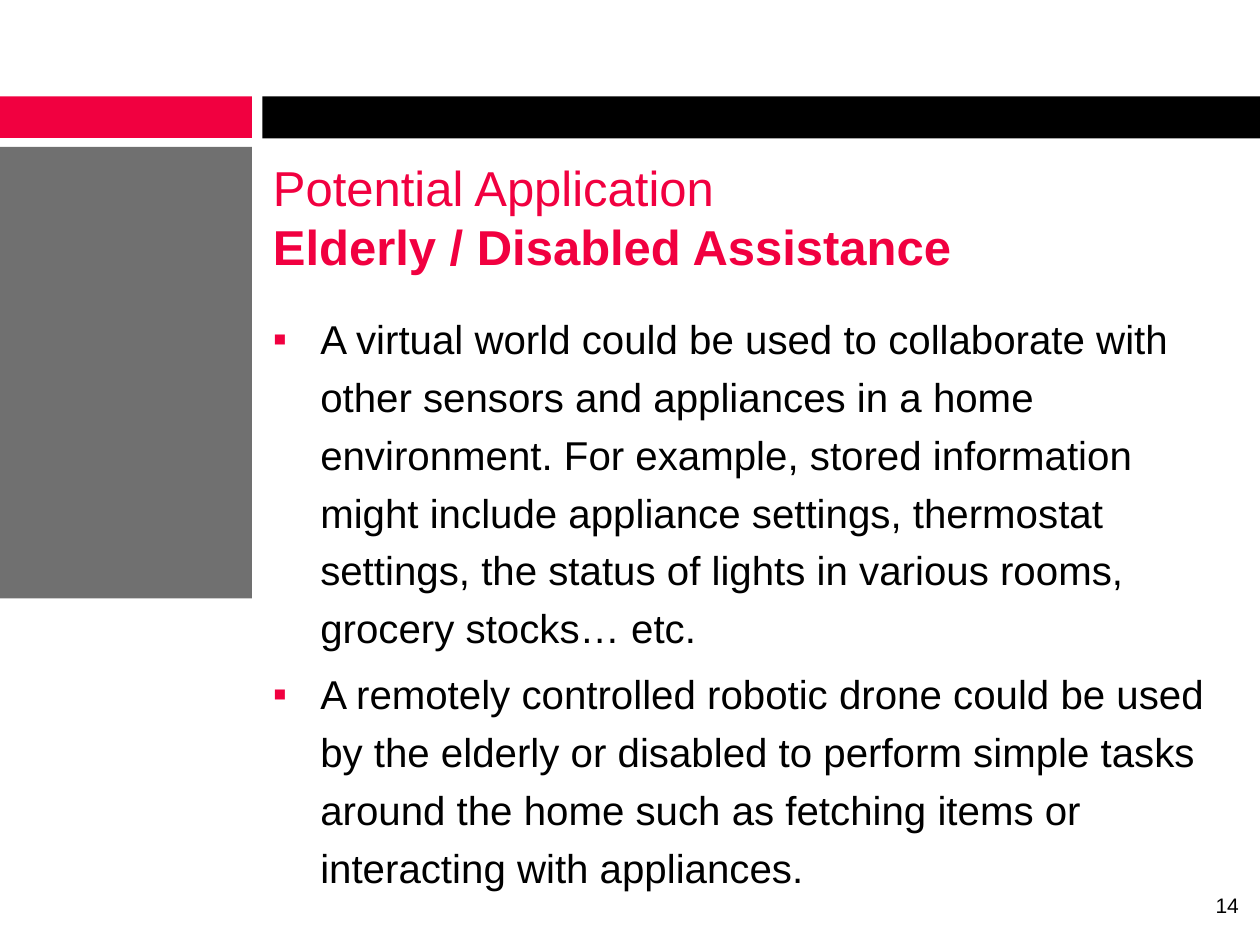
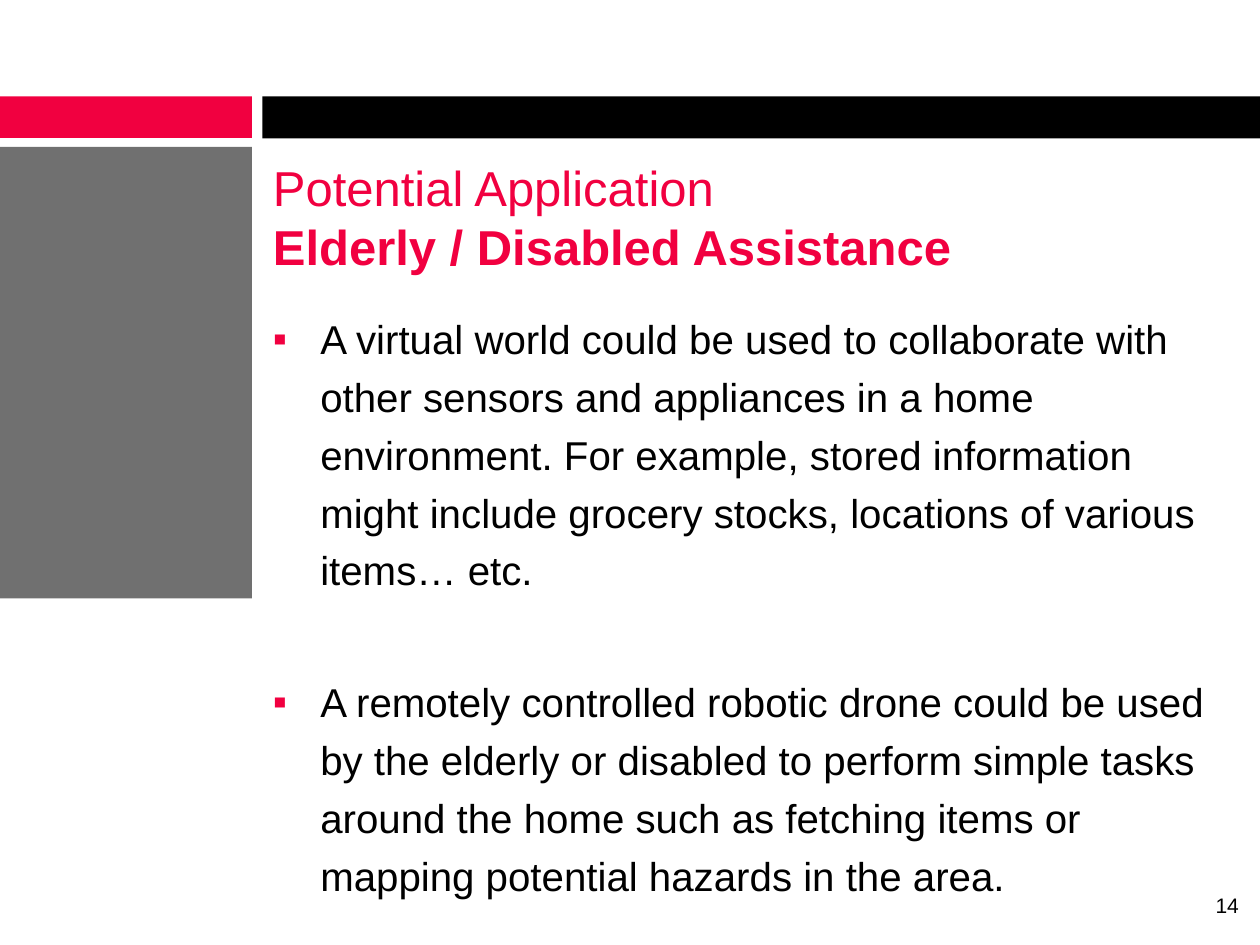
Before and after one commit to alexcraig/RoboWars, a slide deck: slide 14 of docs/presentation_slides/RoboWarsPresentation_AlexCraig.pptx. Drawn at 1260x945 pixels with LibreOffice and Linux fonts; fonts in the diff are those of the drawing; background and template pictures are left out. Boxes give left, top, right and bottom in pixels: in the first picture for what was removed or moved away, otherwise in the second. Text is boxed around its words. In the diff, an @@ line names an element or a change of style, - is before the commit and + after.

```diff
--- a/docs/presentation_slides/RoboWarsPresentation_AlexCraig.pptx
+++ b/docs/presentation_slides/RoboWarsPresentation_AlexCraig.pptx
@@ text at (320, 325, 1203, 899): text changed @@
-▪ A virtual world could be used to collaborate with other sensors and appliances in a home environment. For example, stored information might include appliance settings, thermostat settings, the status of lights in various rooms, grocery stocks… etc.
-▪ A remotely controlled robotic drone could be used by the elderly or disabled to perform simple tasks around the home such as fetching items or interacting with appliances.
+▪ A virtual world could be used to collaborate with other sensors and appliances in a home environment. For example, stored information might include grocery stocks, locations of various items… etc.
+▪ A remotely controlled robotic drone could be used by the elderly or disabled to perform simple tasks around the home such as fetching items or mapping potential hazards in the area.
```
Also in this commit, not shown: 1 other slide changed.
